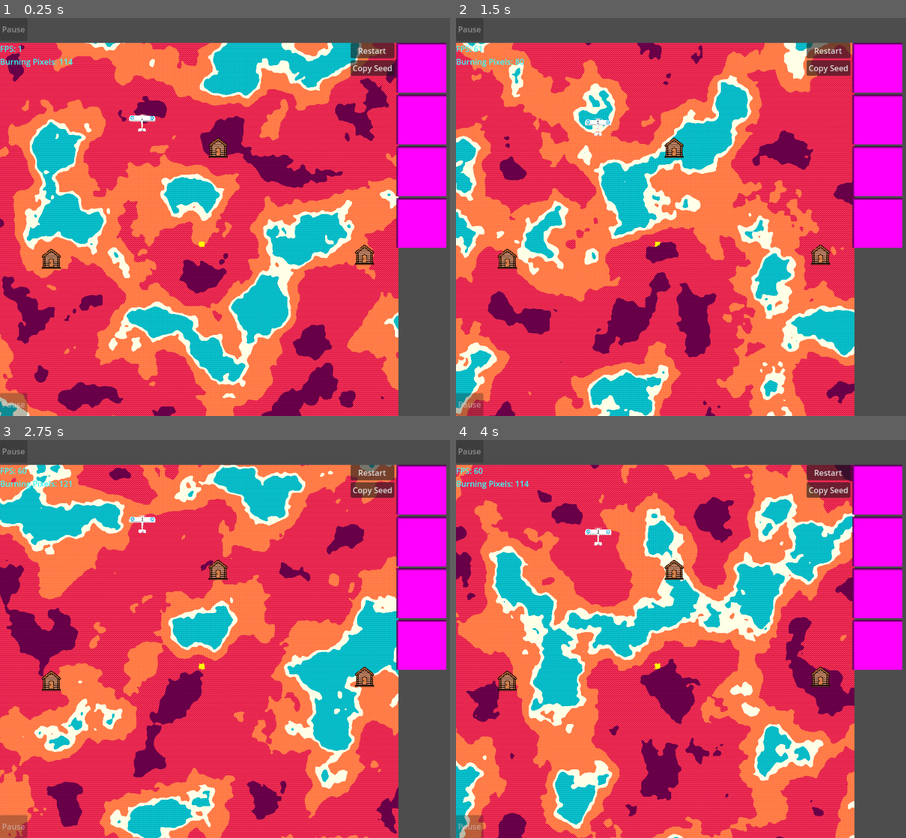
Above: before the commit, frames 1-4 (two rows, left to right).
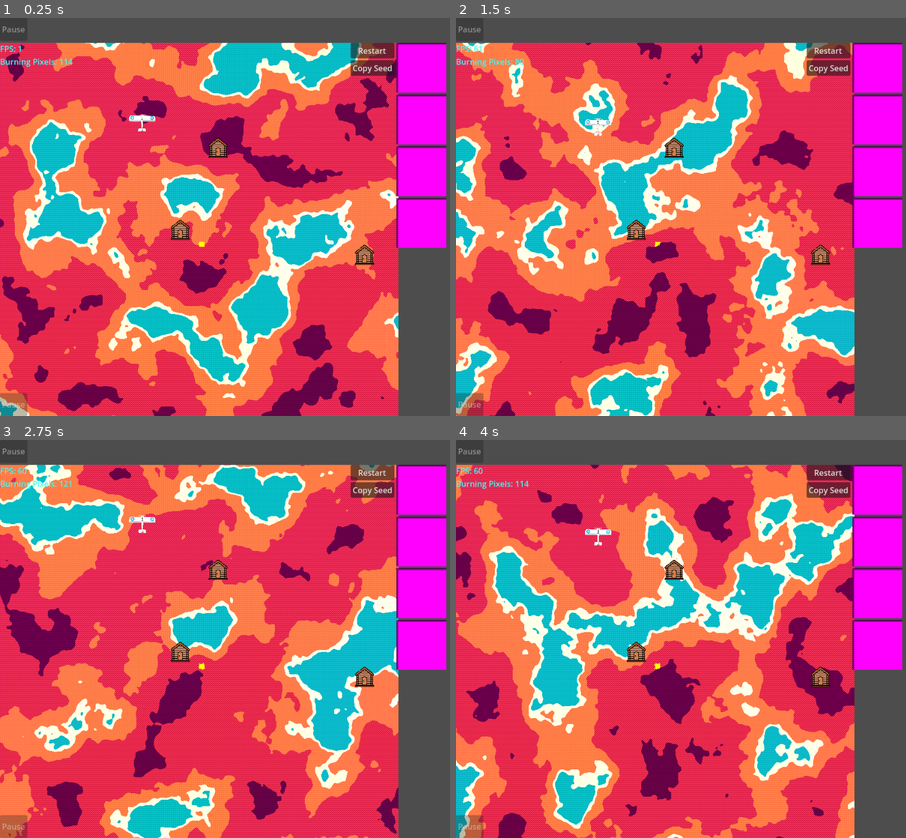
Above: after the commit, the same moments.

Repository: Levartar/2025-Brackeys-Game-Jam
Game: Godot game, scene res://scenes/game.tscn
Same seed, same stepped clock (60 frames per second), same inputs: the game is played once before the commit and once after it.
Inputs (mouse positions are in pixels of both pictures, inside the frame that each line leads up to):
- Up to frame 1 (0.25 s): no input
- Up to frame 2 (1.5 s): click "Restart" at 0.5 s; click "Restart" at 1.25 s
- Up to frame 3 (2.75 s): click "Restart" at 2 s
- Up to frame 4 (4 s): click (879, 487) at 2.75 s; click (879, 487) at 3.5 s

The runs differ from the first frame. In frame 1, 0.3% of the frame differs, in the area x 9-43%, y 50-64%; in frame 2, 0.3%; in frame 3, 0.3%; in frame 4, 0.3%.

Commit message:
implemented burn logic for PoI

Diff:
--- a/scenes/game.tscn
+++ b/scenes/game.tscn
@@ -71,7 +71,7 @@
 position = Vector2(732, 430)
 
 [node name="PoI3" parent="CanvasLayer/VBoxContainer/HBoxContainer/MapContainer/Flight Sim" instance=ExtResource("3_lnu2h")]
-position = Vector2(103, 438)
+position = Vector2(362, 380)
 
 [node name="MapButtons" type="VBoxContainer" parent="CanvasLayer/VBoxContainer/HBoxContainer"]
 layout_mode = 2
--- a/scenes/poi.tscn
+++ b/scenes/poi.tscn
@@ -8,6 +8,8 @@
 [sub_resource type="CircleShape2D" id="CircleShape2D_5bacp"]
 
 [node name="PoI" type="Node2D"]
+z_index = 1
+z_as_relative = false
 scale = Vector2(2.0000017, 2.0000017)
 script = ExtResource("1_6r3jc")
 
--- a/scripts/poi.gd
+++ b/scripts/poi.gd
@@ -1,6 +1,6 @@
 extends Node2D
 
-enum PoIState {Initial, Preparing, Ready, Rescued}
+enum PoIState {Initial, Preparing, Ready, Rescued, Burnt}
 
 @export var char_sprite: Sprite2D
 @export var prep_time: float = 10.0
@@ -10,7 +10,10 @@
 var prep_countdown: TextureProgressBar
 var hut_sprite: Sprite2D # TODO: replace
 
+var terrain: Control
+
 func _ready() -> void:
+  terrain = get_parent().get_node("Terrain")
   hut_sprite = $Sprite2D
   prep_countdown = $TextureProgressBar
   prep_countdown.max_value = prep_time
@@ -19,13 +22,18 @@
   # print("State:", state) # test
 
 func _process(delta: float) -> void:
-  if state != PoIState.Rescued:
+  if state != PoIState.Rescued and state != PoIState.Burnt:
     if state == PoIState.Preparing:
       secs_since_prep += delta
       prep_countdown.value = prep_time - secs_since_prep
       if secs_since_prep >= prep_time:
         state = PoIState.Ready
         # print("State:", state) # test
+    if terrain.is_position_on_fire(global_position):
+      state = PoIState.Burnt
+      # print("State:", state) # test
+      prep_countdown.visible = false
+      if hut_sprite: hut_sprite.modulate = Color(0.2, 0.2, 0.2, 1.0) # TODO: replace
 
 func activate() -> void:
   state = PoIState.Preparing
@@ -36,7 +44,7 @@
   state = PoIState.Rescued
   # print("State:", state) # test
   prep_countdown.visible = false
-  if hut_sprite: hut_sprite.modulate = Color(0.8, 0.8, 0.8, 1.0)
+  if hut_sprite: hut_sprite.modulate = Color(0.7, 0.7, 0.7, 1.0)
 
 func _on_body_entered(body: Node2D) -> void:
   if body.name == "Plane":
